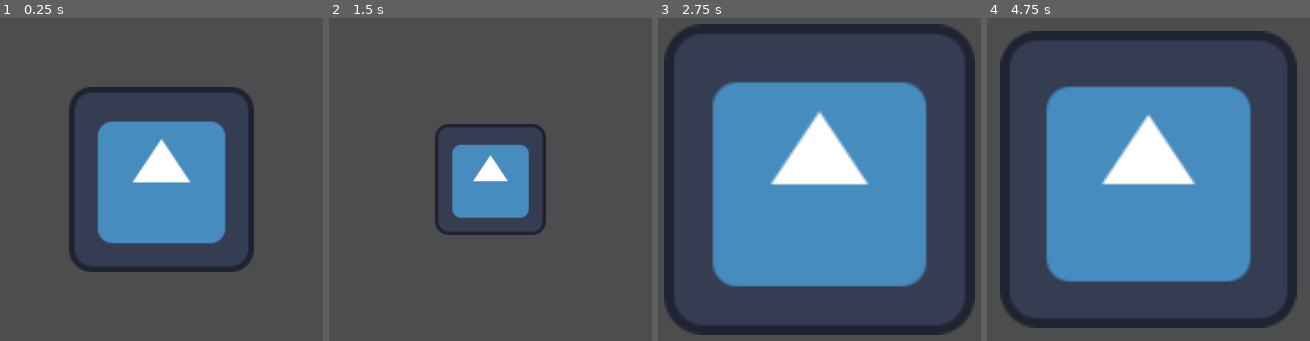
Above: before the commit, frames 1-4 (left to right).
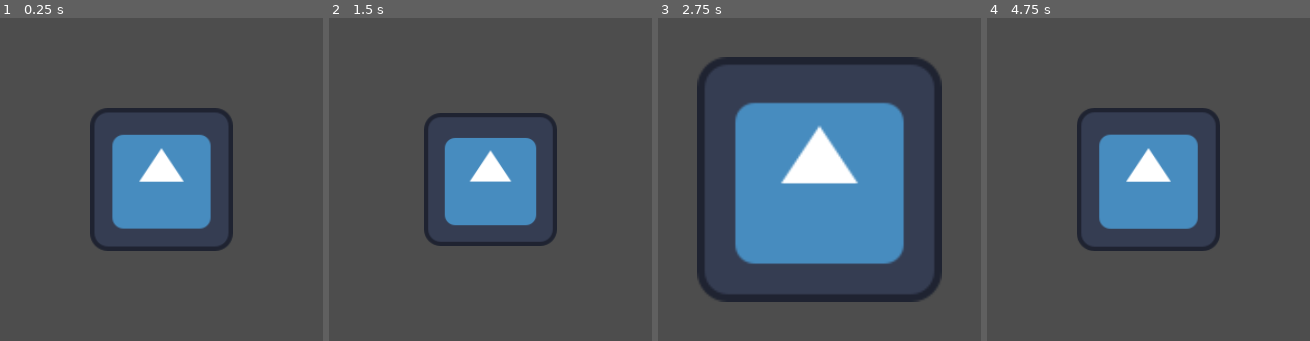
Above: after the commit, the same moments.

Repository: roverem/outrun
Game: Godot game, scene res://game.tscn
Same seed, same stepped clock (60 frames per second), same inputs: the game is played once before the commit and once after it. The engine's default icon, where the game draws it, is replaced by a stand-in: a white triangle on a blue panel in a dark square.
Inputs:
- Up to frame 1 (0.25 s): no input
- Up to frame 2 (1.5 s): no input
- Up to frame 3 (2.75 s): no input
- Up to frame 4 (4.75 s): no input

The runs differ from the first frame. In frame 1, 13% of the frame differs, in the area x 21-79%, y 21-79%; in frame 2, 6.2%; in frame 3, 37%; in frame 4, 44%, in the area x 4-96%, y 4-96%.

Commit message:
Revert "testing le push"
This reverts commit ad2a187913ae1b26db44aa91f48a97cf5f08a532.

Diff:
--- a/game.gd
+++ b/game.gd
@@ -1,8 +1,8 @@
 extends Node3D
 
 @onready var camera_3d: Camera3D = $Sprite3D/Camera3D
-@export var amplitude: float = 1.2  # distancia máxima hacia adelante/atrás
-@export var speed: float = 3.0      # velocidad de oscilación
+@export var amplitude: float = 1.0  # distancia máxima hacia adelante/atrás
+@export var speed: float = 2.0      # velocidad de oscilación
 
 var base_position: Vector3
 
